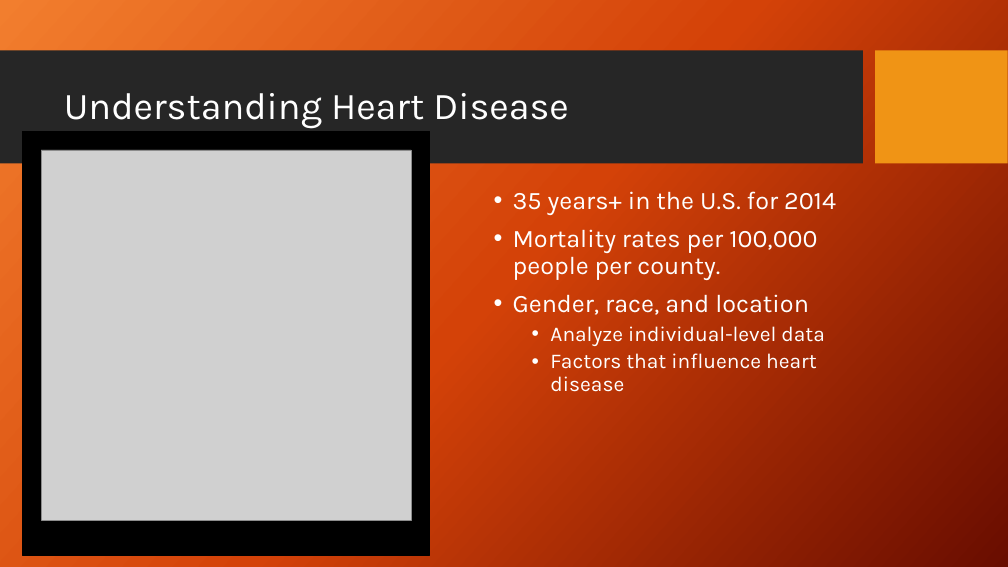
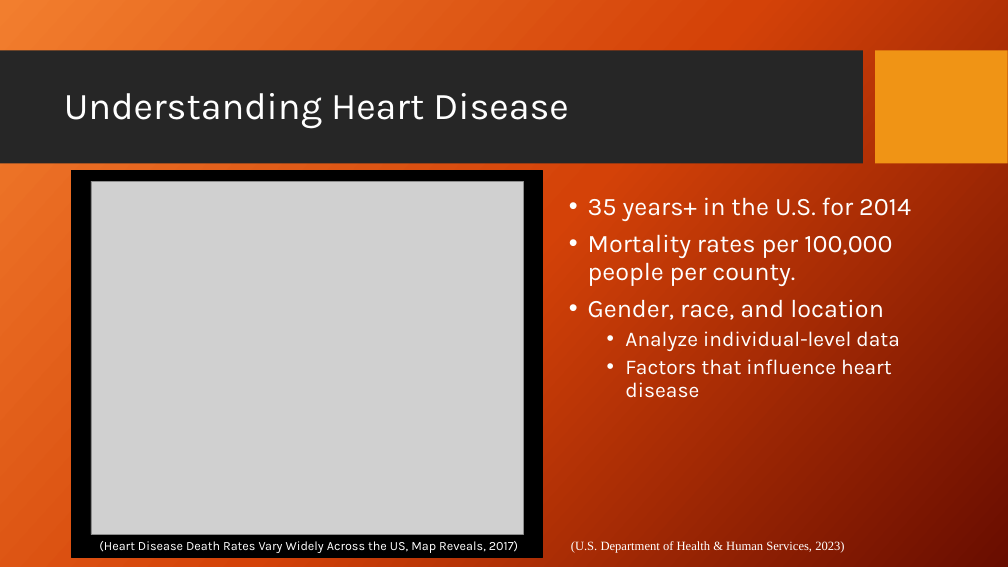
Before and after one commit to Aaron-m-ram/end-to-end-statistical-analysis, a slide deck: slide 3 of Final PP V1.pptx. Drawn at 1008x567 pixels with LibreOffice and Linux fonts; fonts in the diff are those of the drawing; grey boxes stand for pictures; background and template pictures are left out. Boxes give left, top, right and bottom in pixels: in the first picture for what was removed or moved away, otherwise in the second. Text is boxed around its words. In the diff, an @@ line names an element or a change of style, - is before the commit and + after.

Commit message:
Update PPT
This is the final version, I hope. I added Figure titles, Changed citation to References, added references, and in-cite citation. I also change the photo on the 2nd slide.

```diff
--- a/Final PP V1.pptx
+++ b/Final PP V1.pptx
@@ rectangle: place and size @@
-rectangle at (23,132,430,556)
+rectangle at (72,171,542,558)
@@ picture: place and size @@
-picture at (41,150,411,520)
+picture at (91,181,523,535)
@@ text "35 years+ in the U.S. ...": place and size @@
-text "35 years+ in the U.S. ..." at (513,191,836,392)
+text "35 years+ in the U.S. ..." at (588,197,911,398)
@@ text added at (99,541,518,553), 12 pt, text #FFFFFF @@
+(Heart Disease Death Rates Vary Widely Across the US, Map Reveals, 2017)
@@ text added at (571,541,844,553), 12 pt, text #FFFFFF @@
+(U.S. Department of Health & Human Services, 2023)
```
Also in this commit, not shown: 11 other slides changed, 1 slide added.
